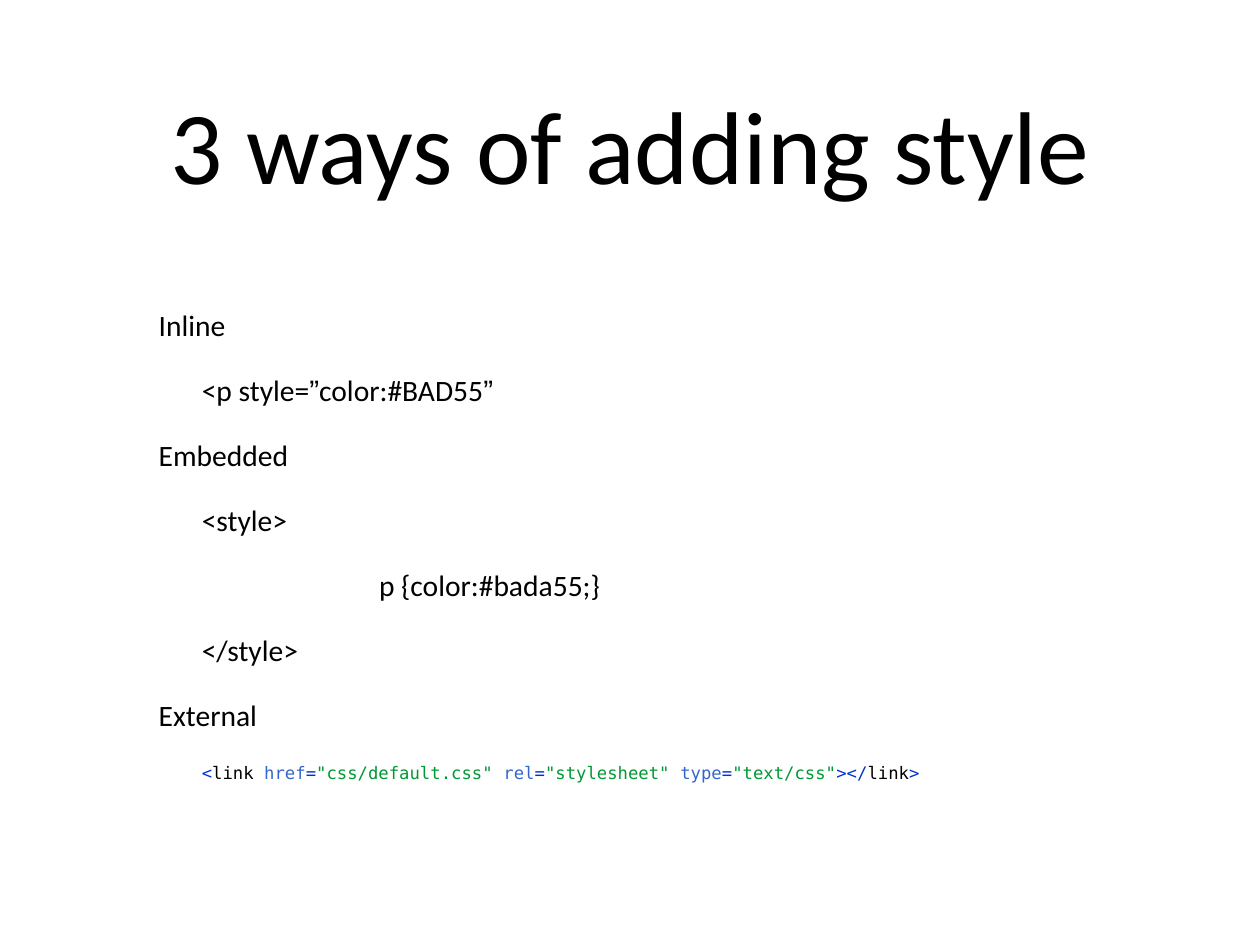
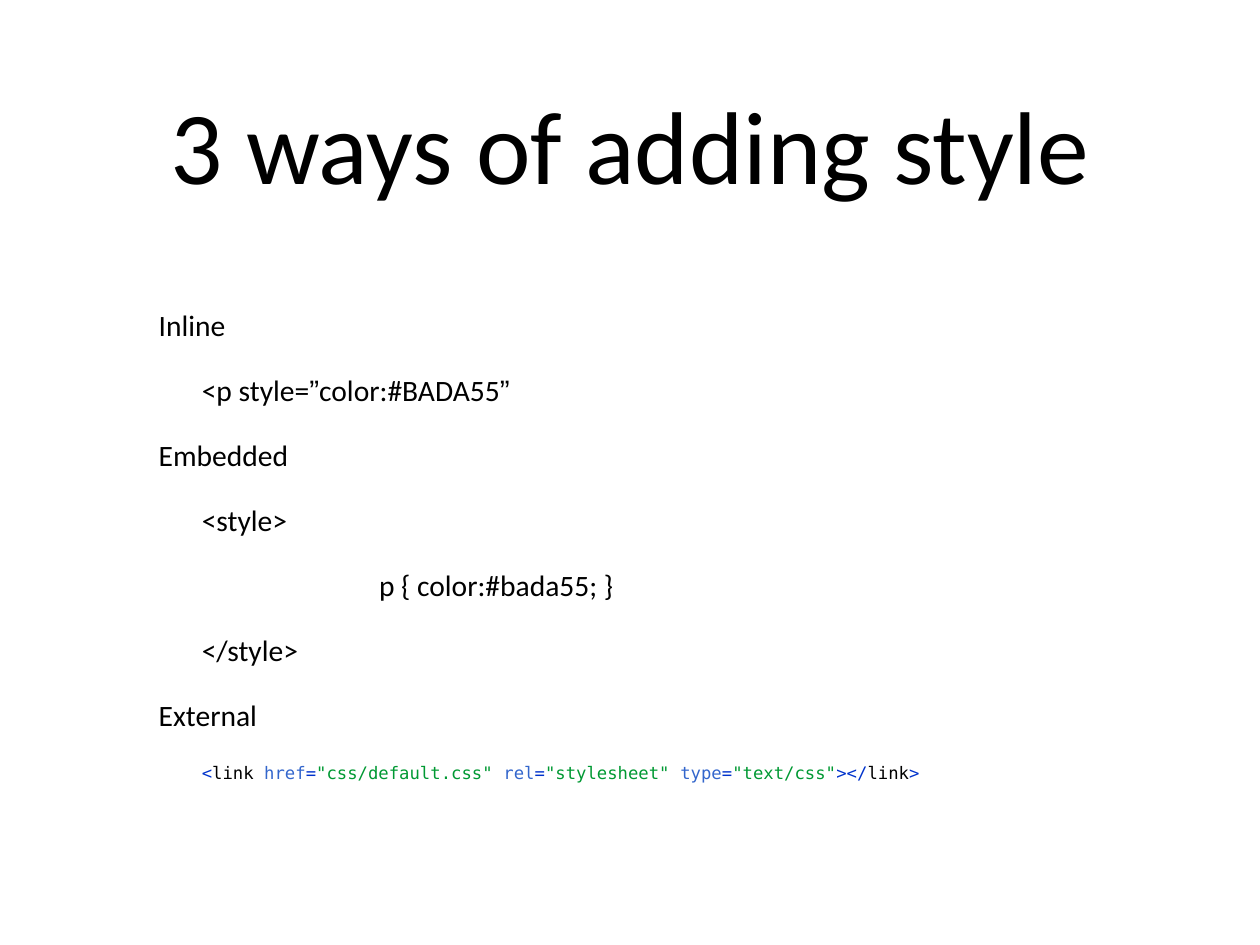
Before and after one commit to c3l-java/webbteknik, a slide deck: slide 3 of lectures/week2_html_css/day2_css/slides/css - intro.ppt. Drawn at 1260x945 pixels with LibreOffice and Linux fonts; fonts in the diff are those of the drawing. Boxes give left, top, right and bottom in pixels: in the first picture for what was removed or moved away, otherwise in the second. Text is boxed around its words. In the diff, an @@ line names an element or a change of style, - is before the commit and + after.

```diff
--- a/lectures/week2_html_css/day2_css/slides/css - intro.ppt
+++ b/lectures/week2_html_css/day2_css/slides/css - intro.ppt
@@ text at (202,380,510,406): text changed @@
-  <p style=”color:#BAD55”
+  <p style=”color:#BADA55”
@@ text at (379,575,597,601): spaces changed @@
-  p {color:#bada55;}
+  p { color:#bada55; }
```
Also in this commit, not shown: 1 other slide changed.
